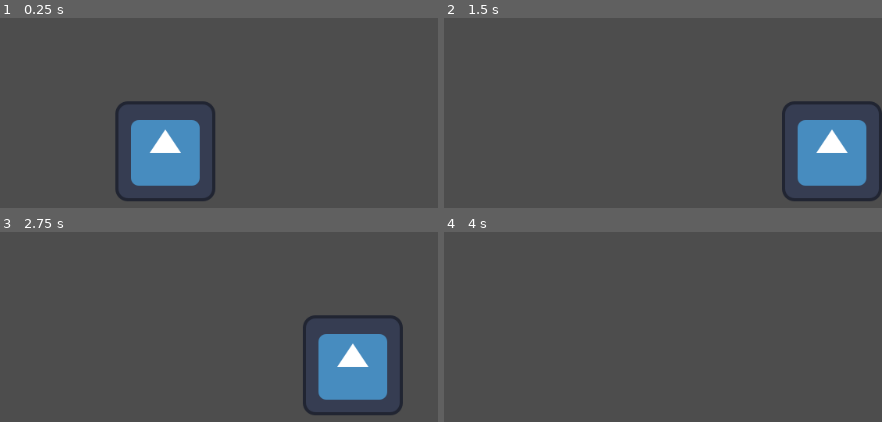
Above: before the commit, frames 1-4 (two rows, left to right).
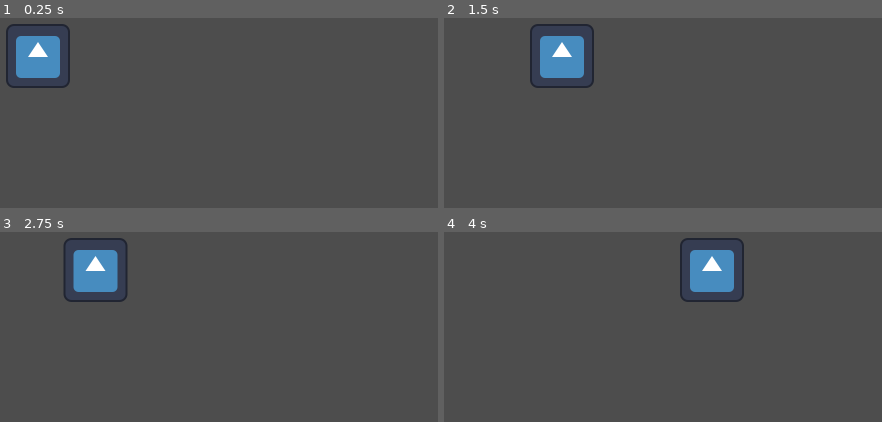
Above: after the commit, the same moments.

Repository: jj-k-droid/game-off-25
Game: Godot game, scene res://assets/scenes/main.tscn
Two runs of this game, one before a commit and one after it. Both use one fixed random seed, a clock stepped at 60 frames per second and the inputs below. The engine's default icon, where the game draws it, is replaced by a stand-in: a white triangle on a blue panel in a dark square.
Inputs:
- Up to frame 1 (0.25 s): no input
- Up to frame 2 (1.5 s): tap Enter (ui_accept) at 0.5, 0.77 s; hold E (interact) 0.53-1.28 s; hold Right (moveRight) from 0.53 s (still down); tap E (interact) at 1.35 s
- Up to frame 3 (2.75 s): tap Enter (ui_accept) at 1.52 s; release Right (moveRight) at 2.03 s; hold Left (moveLeft) from 2.03 s (still down); hold E (interact) from 2.03 s (still down)
- Up to frame 4 (4 s): release Left (moveLeft) at 2.78 s; release E (interact) at 2.78 s; hold Right (moveRight) from 2.78 s (still down); tap E (interact) at 2.85 s; tap Enter (ui_accept) at 3.02, 3.77 s; hold E (interact) from 3.53 s (still down)

The runs differ from the first frame. In frame 1, 9.8% of the frame differs, in the area x 1-50%, y 3-97%; in frame 2, 9.8%; in frame 3, 9.8%, in the area x 14-93%, y 3-97%; in frame 4, 2.8%.

Commit message:
fixed HUD and some display issues

Diff:
--- /dev/null
+++ b/assets/scenes/hud.tscn
@@ -0,0 +1,7 @@
+[gd_scene load_steps=2 format=3 uid="uid://dflk4oldhrdps"]
+
+[ext_resource type="PackedScene" uid="uid://d05dljiewwhw6" path="res://assets/systems/inventoryUi.tscn" id="1_tdpgl"]
+
+[node name="HUD" type="CanvasLayer"]
+
+[node name="inventoryUI" parent="." instance=ExtResource("1_tdpgl")]
--- a/assets/scenes/main.tscn
+++ b/assets/scenes/main.tscn
@@ -2,7 +2,7 @@
 
 [ext_resource type="PackedScene" uid="uid://bay25ebfl4cip" path="res://assets/scenes/player.tscn" id="1_kpi06"]
 [ext_resource type="PackedScene" uid="uid://cehr3qpb0jh2r" path="res://assets/systems/interactionArea.tscn" id="2_kpi06"]
-[ext_resource type="PackedScene" uid="uid://d05dljiewwhw6" path="res://assets/systems/inventoryUi.tscn" id="3_dfgan"]
+[ext_resource type="PackedScene" uid="uid://dflk4oldhrdps" path="res://assets/scenes/hud.tscn" id="3_dfgan"]
 
 [sub_resource type="RectangleShape2D" id="RectangleShape2D_kpi06"]
 size = Vector2(154.5, 101.5)
@@ -17,17 +17,7 @@
 action_name = "pick up :)"
 
 [node name="CollisionShape2D" type="CollisionShape2D" parent="interactionArea"]
+position = Vector2(0, 8)
 shape = SubResource("RectangleShape2D_kpi06")
-metadata/_edit_lock_ = true
 
-[node name="Control" type="Control" parent="."]
-layout_mode = 3
-anchors_preset = 0
-offset_right = 1024.0
-offset_bottom = 768.0
-grow_horizontal = 2
-grow_vertical = 2
-metadata/_edit_use_anchors_ = true
-
-[node name="inventoryUI" parent="Control" instance=ExtResource("3_dfgan")]
-layout_mode = 1
+[node name="HUD" parent="." instance=ExtResource("3_dfgan")]
--- a/assets/scenes/player.tscn
+++ b/assets/scenes/player.tscn
@@ -18,3 +18,12 @@
 
 [node name="CollisionShape2D" type="CollisionShape2D" parent="."]
 shape = SubResource("CapsuleShape2D_4wcc8")
+
+[node name="Camera2D" type="Camera2D" parent="."]
+limit_left = -1600
+limit_top = -1200
+limit_right = 1600
+limit_bottom = 1200
+limit_smoothed = true
+position_smoothing_enabled = true
+position_smoothing_speed = 10.0
--- a/assets/systems/interactionManager.tscn
+++ b/assets/systems/interactionManager.tscn
@@ -6,14 +6,19 @@
 script = ExtResource("1_7btnp")
 
 [node name="label" type="Label" parent="."]
-anchors_preset = 5
+anchors_preset = 7
 anchor_left = 0.5
+anchor_top = 1.0
 anchor_right = 0.5
-offset_left = -52.5
-offset_right = 52.5
-offset_bottom = 23.0
+anchor_bottom = 1.0
+offset_left = -65.5
+offset_top = -38.0
+offset_right = 65.5
+offset_bottom = -10.0
 grow_horizontal = 2
+grow_vertical = 0
 size_flags_horizontal = 4
+theme_override_font_sizes/font_size = 20
 text = "[E] to interact"
 horizontal_alignment = 1
 vertical_alignment = 1
--- a/project.godot
+++ b/project.godot
@@ -18,13 +18,13 @@
 [autoload]
 
 interactionManager="*res://assets/systems/interactionManager.tscn"
+HUD="*res://assets/scenes/hud.tscn"
 
 [display]
 
-window/size/viewport_width=1024
-window/size/viewport_height=768
+window/size/viewport_width=1600
+window/size/viewport_height=1200
 window/stretch/mode="canvas_items"
-window/stretch/aspect="ignore"
 window/stretch/scale_mode="integer"
 
 [editor]
@@ -84,5 +84,6 @@
 
 [rendering]
 
+textures/canvas_textures/default_texture_filter=0
 renderer/rendering_method="gl_compatibility"
 renderer/rendering_method.mobile="gl_compatibility"
